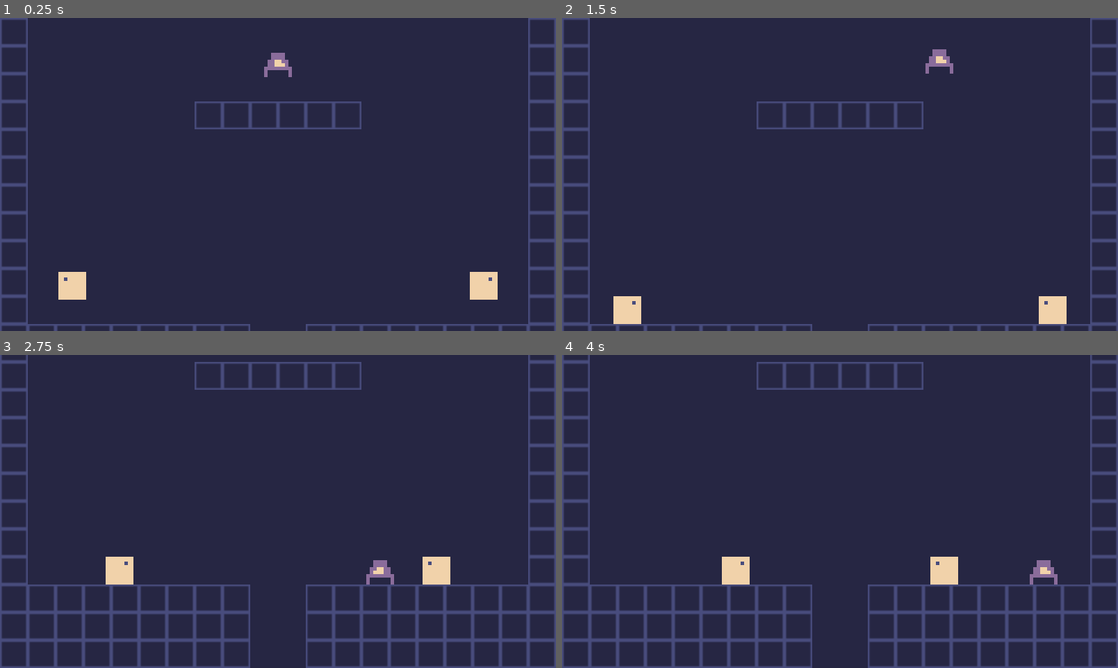
Above: before the commit, frames 1-4 (two rows, left to right).
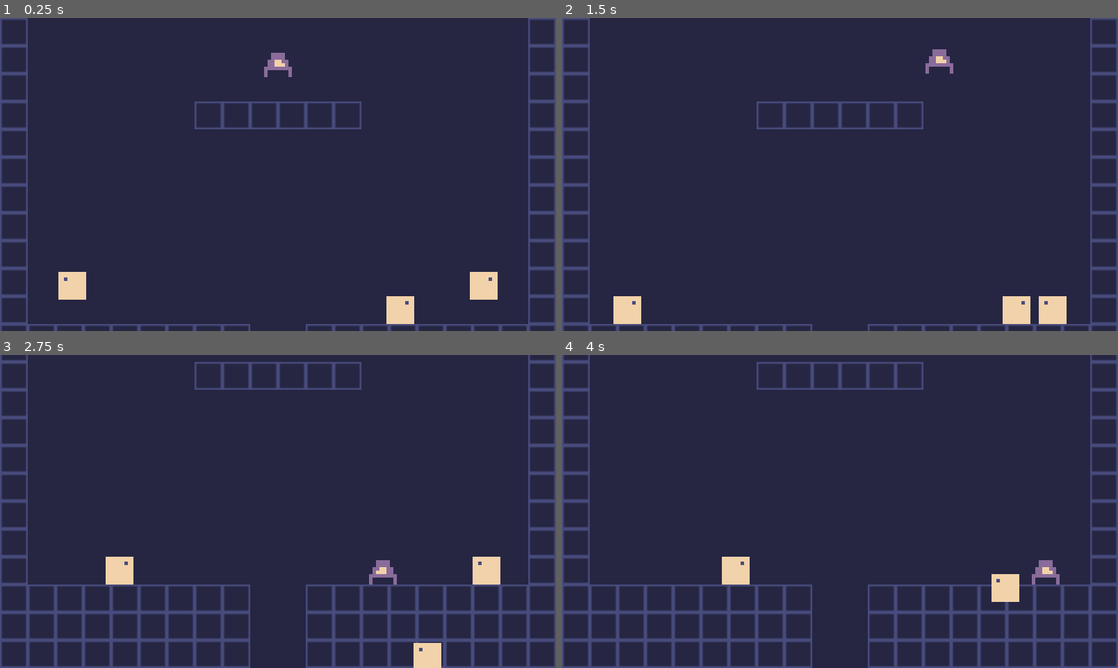
Above: after the commit, the same moments.

Repository: RobThePole/MOONSHOT
Game: Godot game, scene res://Scene/Level2.tscn
Two runs of this game, one before a commit and one after it. Both use one fixed random seed, a clock stepped at 60 frames per second and the inputs below. This scene is started directly instead of the project's main scene.
Inputs:
- Up to frame 1 (0.25 s): no input
- Up to frame 2 (1.5 s): hold Right (ui_right) from 0.53 s (still down); tap Up (ui_up) at 0.77 s
- Up to frame 3 (2.75 s): tap Up (ui_up) at 1.52 s; release Right (ui_right) at 2.03 s; hold Left (ui_left) from 2.03 s (still down)
- Up to frame 4 (4 s): release Left (ui_left) at 2.78 s; hold Right (ui_right) from 2.78 s (still down); tap Up (ui_up) at 3.02, 3.77 s

The runs differ from the first frame. In frame 1, 0.4% of the frame differs, in the area x 69-75%, y 88-98%; in frame 2, 0.4%; in frame 3, 1.4%, in the area x 65-90%, y 64-100%; in frame 4, 1.0%.

Commit message:
Fixed file something broke the code for Level2.tscn had to restart lost about half a day of work

Diff:
--- a/Scene/Door.tscn
+++ b/Scene/Door.tscn
@@ -7,6 +7,7 @@
 
 [node name="Door" type="Area2D"]
 position = Vector2( 128, 72 )
+collision_layer = 0
 
 [node name="Area2D" type="Sprite" parent="."]
 texture = ExtResource( 1 )
--- a/Scene/Enemy.tscn
+++ b/Scene/Enemy.tscn
@@ -6,9 +6,15 @@
 [sub_resource type="RectangleShape2D" id=1]
 extents = Vector2( 8, 8 )
 
+[sub_resource type="RectangleShape2D" id=3]
+extents = Vector2( 7, 1 )
+
+[sub_resource type="RectangleShape2D" id=2]
+extents = Vector2( 12, 4 )
+
 [node name="Enemy" type="KinematicBody2D"]
-collision_layer = 22
-collision_mask = 22
+collision_layer = 16
+collision_mask = 3
 script = ExtResource( 2 )
 
 [node name="Sprite" type="Sprite" parent="."]
@@ -21,3 +27,25 @@
 enabled = true
 cast_to = Vector2( 0, 16 )
 collision_mask = 2
+
+[node name="TopChecker" type="Area2D" parent="."]
+collision_layer = 0
+collision_mask = 17
+
+[node name="CollisionShape2D" type="CollisionShape2D" parent="TopChecker"]
+position = Vector2( 0, -9 )
+shape = SubResource( 3 )
+
+[node name="SideChecker" type="Area2D" parent="."]
+collision_layer = 0
+collision_mask = 17
+
+[node name="CollisionShape2D" type="CollisionShape2D" parent="SideChecker"]
+position = Vector2( 0, 4 )
+shape = SubResource( 2 )
+
+[node name="Timer" type="Timer" parent="."]
+one_shot = true
+[connection signal="body_entered" from="TopChecker" to="." method="_on_TopChecker_body_entered"]
+[connection signal="body_entered" from="SideChecker" to="." method="_on_SideChecker_body_entered"]
+[connection signal="timeout" from="Timer" to="." method="_on_Timer_timeout"]
--- a/Scene/Level1.tscn
+++ b/Scene/Level1.tscn
@@ -17,6 +17,7 @@
 
 [node name="Player" parent="." instance=ExtResource( 3 )]
 position = Vector2( 32, 96 )
+collision_layer = 1
 
 [node name="Camera2D" parent="Player" instance=ExtResource( 6 )]
 position = Vector2( 128, 0 )
@@ -40,7 +41,7 @@
 cell_size = Vector2( 16, 16 )
 cell_custom_transform = Transform2D( 16, 0, 0, 16, 0, 0 )
 collision_layer = 2
-collision_mask = 2
+collision_mask = 0
 format = 1
 tile_data = PoolIntArray( -327690, 0, 0, -327689, 0, 0, -327688, 0, 0, -327687, 0, 0, -327686, 0, 0, -327685, 0, 0, -32 …(1584 unchanged characters)…
 
--- a/Scene/Level2.gd
+++ b/Scene/Level2.gd
@@ -14,7 +14,7 @@
 
 	$Player/Camera2D.limit_right = Limit_Right
 	$Player/Camera2D.limit_bottom = Limit_Bottom
-	print(Limit_Bottom)
+
 
 	pass # Replace with function body.
 
--- a/Scene/Level2.tscn
+++ b/Scene/Level2.tscn
@@ -18,6 +18,7 @@
 
 [node name="Player" parent="." instance=ExtResource( 1 )]
 position = Vector2( 160, 96 )
+collision_layer = 1
 
 [node name="Camera2D" parent="Player" instance=ExtResource( 5 )]
 position = Vector2( 0, 0 )
@@ -31,7 +32,7 @@
 cell_size = Vector2( 16, 16 )
 cell_custom_transform = Transform2D( 16, 0, 0, 16, 0, 0 )
 collision_layer = 2
-collision_mask = 2
+collision_mask = 0
 format = 1
 tile_data = PoolIntArray( 0, 0, 0, 1, 0, 0, 2, 0, 0, 3, 0, 0, 4, 0, 0, 5, 0, 0, 6, 0, 0, 7, 0, 0, 8, 0, 0, 9, 0, 0, 10, …(1243 unchanged characters)…
 
@@ -49,10 +50,13 @@
 
 [node name="Enemy" parent="." instance=ExtResource( 7 )]
 position = Vector2( 48, 160 )
-detects_cliffs = false
 
 [node name="Enemy2" parent="." instance=ExtResource( 7 )]
 position = Vector2( 272, 160 )
 direction = 1
+
+[node name="Enemy3" parent="." instance=ExtResource( 7 )]
+position = Vector2( 224, 176 )
+direction = 1
 [connection signal="fade_finished" from="FadeIn" to="." method="_on_FadeIn_fade_finished"]
 [connection signal="body_entered" from="Exit" to="." method="_on_Exit_body_entered"]
--- a/Scene/Level3.tscn
+++ b/Scene/Level3.tscn
@@ -16,6 +16,7 @@
 
 [node name="Player" parent="." instance=ExtResource( 1 )]
 position = Vector2( 160, 96 )
+collision_layer = 1
 
 [node name="Camera2D" type="Camera2D" parent="Player"]
 current = true
@@ -39,7 +40,7 @@
 tile_set = ExtResource( 4 )
 cell_size = Vector2( 16, 16 )
 collision_layer = 2
-collision_mask = 2
+collision_mask = 0
 format = 1
 tile_data = PoolIntArray( 0, 0, 0, 1, 0, 0, 2, 0, 0, 3, 0, 0, 4, 0, 0, 5, 0, 0, 6, 0, 0, 7, 0, 0, 8, 0, 0, 9, 0, 0, 10, …(1877 unchanged characters)…
 
--- a/Scripts/Enemy.gd
+++ b/Scripts/Enemy.gd
@@ -6,6 +6,7 @@
 export var direction = -1
 export var detects_cliffs = true
 var motion = Vector2()
+var stop = false
 
 # Add in the rayCast to detect Clif
 
@@ -33,8 +34,52 @@
 
 	motion.y += GRAVITY * delta
 
-	if(direction !=0):
+	if(direction !=0 and not stop):
 		motion.x = direction * ACCERLATION  * delta
 
 
 	motion = move_and_slide(motion,Vector2.UP)
+
+
+func _on_TopChecker_body_entered(body):
+
+	if(body.name == self.name):
+		pass
+	else:
+		# Stop player from moving any more
+		stop = true
+		motion.x = 0
+		# Gets rid of all collision layers
+		set_collision_layer_bit(4,false)
+		set_collision_mask_bit(0,false)
+		set_collision_mask_bit(1,false)
+		set_collision_mask_bit(4,false)
+
+
+		$TopChecker.set_collision_mask_bit(4,false)
+		$TopChecker.set_collision_mask_bit(0,false)
+		$TopChecker.set_collision_mask_bit(4,false)
+		$SideChecker.set_collision_mask_bit(0,false)
+		# Starts timer to delete
+		$Timer.start()
+
+
+	pass # Replace with function body.
+
+
+func _on_SideChecker_body_entered(body):
+	if(body.name == self.name):
+		pass
+	else:
+		print("ouch")
+		direction = direction * -1
+		$Sprite.flip_h = not $Sprite.flip_h
+		$FloorChecker.position.x = $CollisionShape2D.shape.get_extents().x * direction
+
+	pass # Replace with function body.
+
+
+func _on_Timer_timeout():
+	print("bye")
+	queue_free()
+	pass # Replace with function body.
Not shown: 1 places in Scene/Enemy.tscn that only renumber resources
